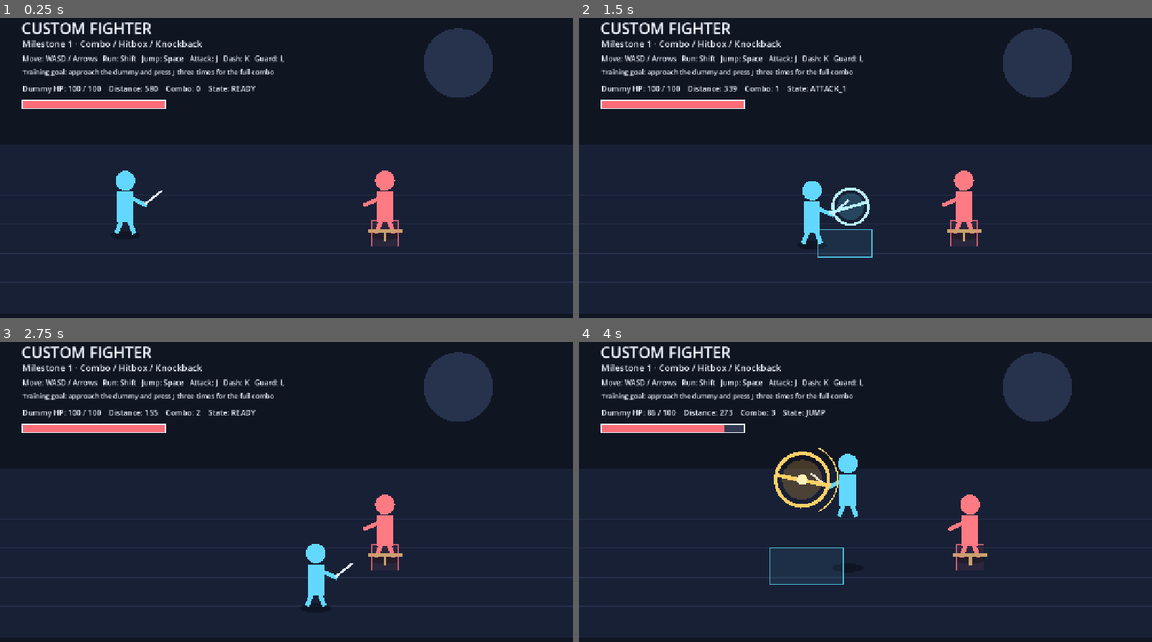
Above: before the commit, frames 1-4 (two rows, left to right).
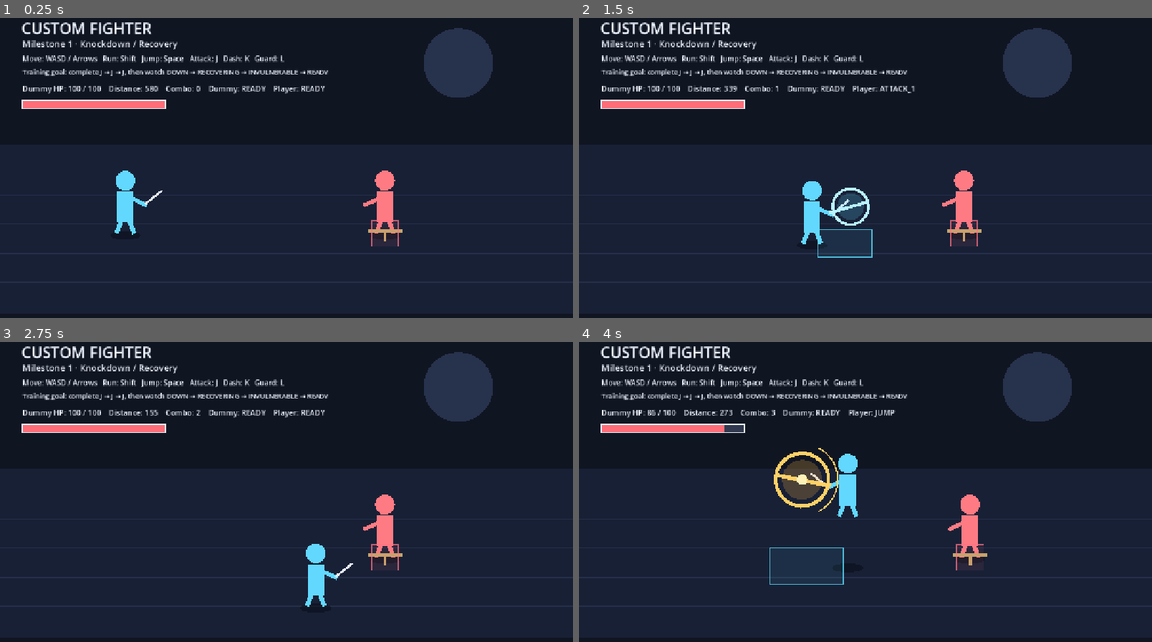
Above: after the commit, the same moments.

Repository: ws951125/custom-fighter
Game: Godot game, scene res://game/runtime/main.tscn
Two runs of this game, one before a commit and one after it. Both use one fixed random seed, a clock stepped at 60 frames per second and the inputs below.
Inputs:
- Up to frame 1 (0.25 s): no input
- Up to frame 2 (1.5 s): tap J (attack) at 0.5, 1.35 s; hold D (move_right) 0.53-1.28 s; hold J (attack) 0.53-1.28 s; tap Space (jump) at 0.77 s; hold S (move_down) from 1.28 s (still down)
- Up to frame 3 (2.75 s): tap Space (jump) at 1.52 s; tap J (attack) at 2, 2.3 s; release S (move_down) at 2.03 s; hold D (move_right) from 2.03 s (still down); hold K (dash) from 2.03 s (still down)
- Up to frame 4 (4 s): tap J (attack) at 2.75, 3.05, 3.5, 3.8 s; release D (move_right) at 2.78 s; release K (dash) at 2.78 s; hold W (move_up) 2.78-3.53 s; tap L (guard) at 2.85 s; tap Space (jump) at 3.02, 3.77 s; hold A (move_left) from 3.53 s (still down); hold Shift (run) from 3.53 s (still down)

The runs differ from the first frame. In frame 1, 1.1% of the frame differs, in the area x 12-58%, y 7-26%; in frame 2, 1.1%, in the area x 12-59%, y 7-26%; in frame 3, 1.1%; in frame 4, 1.1%.

Commit message:
Add knockdown recovery and protected get-up flow

Diff:
--- a/game/runtime/main.gd
+++ b/game/runtime/main.gd
@@ -5,6 +5,7 @@
 const CombatBox = preload("res://game/core/combat/combat_box.gd")
 const AttackChainState = preload("res://game/core/combat/attack_chain_state.gd")
 const KnockbackState = preload("res://game/core/combat/knockback_state.gd")
+const KnockdownState = preload("res://game/core/combat/knockdown_state.gd")
 
 const MOVE_SPEED := 360.0
 const DEPTH_SPEED := 0.72
@@ -34,16 +35,16 @@
 var movement_state := MovementState.new()
 var attack_chain_state := AttackChainState.new()
 var dummy_knockback_state := KnockbackState.new()
+var dummy_recovery_state := KnockdownState.new()
 var status_label: Label
 
 func _ready() -> void:
 	_ensure_input_actions()
 	_create_label("CUSTOM FIGHTER", Vector2(48, 28), 34)
-	_create_label("Milestone 1 · Combo / Hitbox / Knockback", Vector2(50, 72), 20)
+	_create_label("Milestone 1 · Knockdown / Recovery", Vector2(50, 72), 20)
 	_create_label("Move: WASD / Arrows   Run: Shift   Jump: Space   Attack: J   Dash: K   Guard: L", Vector2(50, 108), 16)
-	_create_label("Training goal: approach the dummy and press J three times for the full combo", Vector2(50, 138), 15)
+	_create_label("Training goal: complete J → J → J, then watch DOWN → RECOVERING → INVULNERABLE → READY", Vector2(50, 138), 15)
 	status_label = _create_label("", Vector2(50, 174), 17)
-
 	_set_web_state()
 	queue_redraw()
 
@@ -51,6 +52,7 @@
 	_handle_action_edges()
 	movement_state.tick(delta)
 	attack_chain_state.tick(delta)
+	dummy_recovery_state.tick(delta)
 
 	dummy_x += dummy_knockback_state.tick(delta)
 	dummy_x = clampf(dummy_x, 90.0, maxf(size.x, 1280.0) - 90.0)
@@ -96,11 +98,12 @@
 	dummy_hit_timer = maxf(0.0, dummy_hit_timer - delta)
 	dummy_state.tick(delta)
 
-	status_label.text = "Dummy HP: %d / %d    Distance: %d    Combo: %d    State: %s" % [
+	status_label.text = "Dummy HP: %d / %d    Distance: %d    Combo: %d    Dummy: %s    Player: %s" % [
 		dummy_state.hp,
 		dummy_state.max_hp,
 		roundi(absf(dummy_x - player_x)),
 		attack_chain_state.combo_step,
+		dummy_recovery_state.state_name(),
 		_player_state_name()
 	]
 
@@ -140,14 +143,18 @@
 
 	var hitbox := _attack_hitbox(step)
 	var hurtbox := _dummy_hurtbox()
-	if hitbox.overlaps(hurtbox) and not dummy_state.is_defeated():
+	if (
+		hitbox.overlaps(hurtbox)
+		and not dummy_state.is_defeated()
+		and dummy_recovery_state.can_be_hit()
+	):
 		dummy_state.apply_damage(attack_chain_state.damage_for_step(step))
 		dummy_state.apply_hitstun(attack_chain_state.hitstun_for_step(step))
-		dummy_knockback_state.apply_impulse(
-			player_facing * attack_chain_state.knockback_for_step(step)
-		)
+		dummy_knockback_state.apply_impulse(player_facing * attack_chain_state.knockback_for_step(step))
 		dummy_hit_timer = attack_chain_state.hitstun_for_step(step)
 		last_attack_hit = true
+		if step == 3:
+			dummy_recovery_state.knock_down()
 
 	_set_web_state()
 
@@ -199,19 +206,46 @@
 
 	if player_depth <= dummy_depth:
 		_draw_fighter(player_ground_feet, Color("62d8ff"), player_facing, false, jump_offset, player_guarding)
-		_draw_fighter(dummy_feet, _dummy_color(), -1.0, true)
+		_draw_dummy(dummy_feet)
 	else:
-		_draw_fighter(dummy_feet, _dummy_color(), -1.0, true)
+		_draw_dummy(dummy_feet)
 		_draw_fighter(player_ground_feet, Color("62d8ff"), player_facing, false, jump_offset, player_guarding)
 
 	_draw_health_bar(Vector2(50.0, 214.0), 320.0, dummy_state.hp, dummy_state.max_hp)
-	_draw_combat_box(_dummy_hurtbox(), arena_top, arena_bottom, Color(1.0, 0.45, 0.52, 0.72))
+	if dummy_recovery_state.can_be_hit():
+		_draw_combat_box(_dummy_hurtbox(), arena_top, arena_bottom, Color(1.0, 0.45, 0.52, 0.72))
 
 	if attack_visual_timer > 0.0 and last_attack_step > 0:
 		var active_hitbox := _attack_hitbox(last_attack_step)
 		var box_color := Color(0.42, 1.0, 0.64, 0.82) if last_attack_hit else Color(0.35, 0.88, 1.0, 0.78)
 		_draw_combat_box(active_hitbox, arena_top, arena_bottom, box_color)
 		_draw_attack_effect(player_ground_feet, jump_offset)
+
+func _draw_dummy(ground_feet: Vector2) -> void:
+	var display_color := _dummy_color()
+	if dummy_recovery_state.state_name() == "INVULNERABLE":
+		var pulse := 0.48 + 0.28 * (0.5 + 0.5 * sin(float(Time.get_ticks_msec()) * 0.018))
+		display_color = Color(display_color.r, display_color.g, display_color.b, pulse)
+
+	if dummy_recovery_state.is_knocked_down():
+		_draw_knocked_down_dummy(ground_feet, display_color)
+		return
+
+	_draw_fighter(ground_feet, display_color, -1.0, true)
+	if dummy_recovery_state.state_name() == "INVULNERABLE":
+		draw_arc(ground_feet + Vector2(0.0, -68.0), 48.0, 0.0, TAU, 28, Color(0.62, 0.96, 0.86, 0.70), 4.0)
+
+func _draw_knocked_down_dummy(ground_feet: Vector2, body_color: Color) -> void:
+	_draw_shadow_ellipse(ground_feet + Vector2(0.0, 5.0), Vector2(56.0, 11.0), Color(0.02, 0.03, 0.06, 0.45))
+	var body_y := ground_feet.y - 19.0
+	var recovering := dummy_recovery_state.state_name() == "RECOVERING"
+	var rise := 12.0 if recovering else 0.0
+	draw_line(Vector2(dummy_x - 42.0, body_y - rise), Vector2(dummy_x + 38.0, body_y - rise), body_color, 18.0)
+	draw_circle(Vector2(dummy_x + 50.0, body_y - 7.0 - rise), 19.0, body_color)
+	draw_line(Vector2(dummy_x - 20.0, body_y - rise), Vector2(dummy_x - 50.0, body_y + 10.0), body_color, 9.0)
+	draw_line(Vector2(dummy_x + 8.0, body_y - rise), Vector2(dummy_x + 31.0, body_y + 12.0), body_color, 9.0)
+	if recovering:
+		draw_arc(Vector2(dummy_x, body_y - 42.0), 34.0, PI, TAU, 20, Color("9cf5d4"), 4.0)
 
 func _draw_attack_effect(player_ground_feet: Vector2, jump_offset: float) -> void:
 	var player_y := player_ground_feet.y - jump_offset
@@ -368,6 +402,10 @@
 		"document.documentElement.dataset.dummyHp='%d';" % dummy_state.hp +
 		"document.documentElement.dataset.dummyX='%.2f';" % dummy_x +
 		"document.documentElement.dataset.dummyKnockbackVelocity='%.2f';" % dummy_knockback_state.velocity +
+		"document.documentElement.dataset.dummyRecoveryState='%s';" % dummy_recovery_state.state_name() +
+		"document.documentElement.dataset.dummyCanBeHit='%s';" % _bool_text(dummy_recovery_state.can_be_hit()) +
+		"document.documentElement.dataset.dummyKnockedDown='%s';" % _bool_text(dummy_recovery_state.is_knocked_down()) +
+		"document.documentElement.dataset.dummyInvulnerable='%s';" % _bool_text(dummy_recovery_state.is_invulnerable()) +
 		"document.documentElement.dataset.playerX='%.2f';" % player_x +
 		"document.documentElement.dataset.playerDepth='%.3f';" % player_depth +
 		"document.documentElement.dataset.playerJumping='%s';" % _bool_text(movement_state.jumping) +
@@ -380,7 +418,7 @@
 		"document.documentElement.dataset.lastHitStep='%d';" % (last_attack_step if last_attack_hit else 0) +
 		"document.documentElement.dataset.lastAttackHit='%s';" % _bool_text(last_attack_hit) +
 		"document.documentElement.dataset.hitboxActive='%s';" % _bool_text(attack_visual_timer > 0.0) +
-		"console.log('CUSTOM_FIGHTER_STATE dummyHp=%d combo=%d state=%s');" % [dummy_state.hp, attack_chain_state.combo_step, _player_state_name()]
+		"console.log('CUSTOM_FIGHTER_STATE dummyHp=%d combo=%d recovery=%s state=%s');" % [dummy_state.hp, attack_chain_state.combo_step, dummy_recovery_state.state_name(), _player_state_name()]
 	)
 
 func _bool_text(value: bool) -> String:
